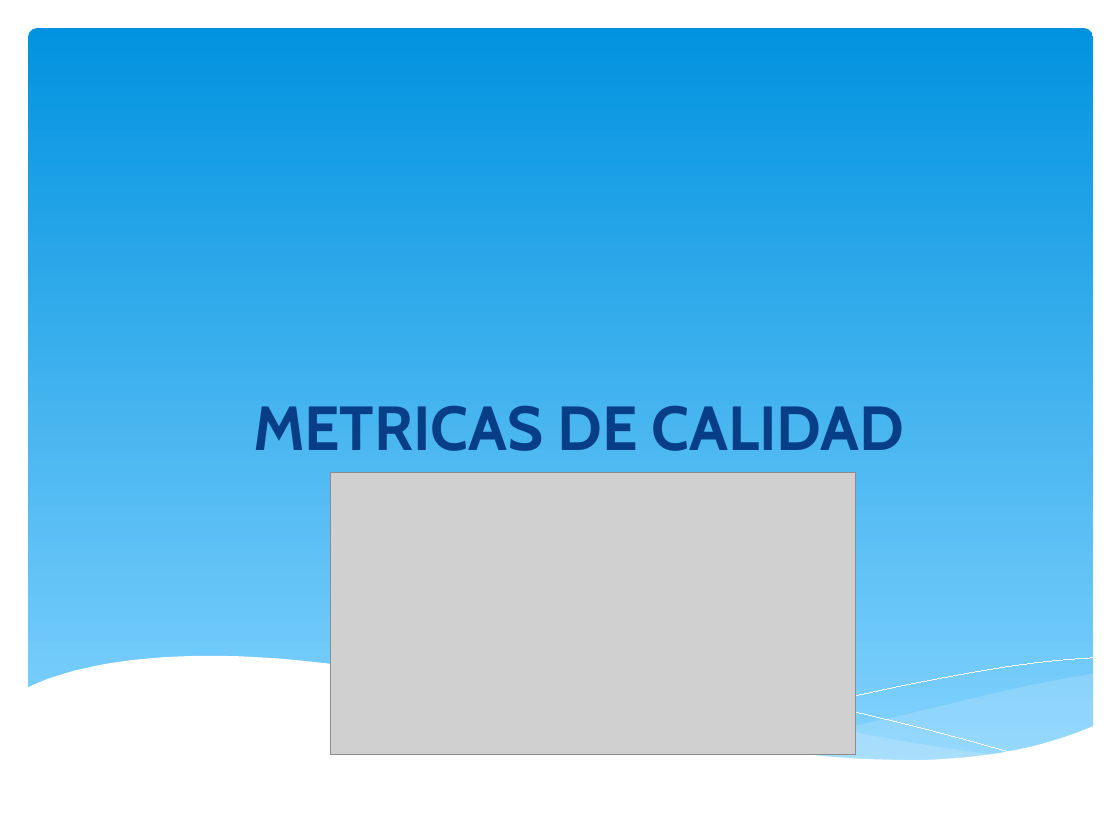
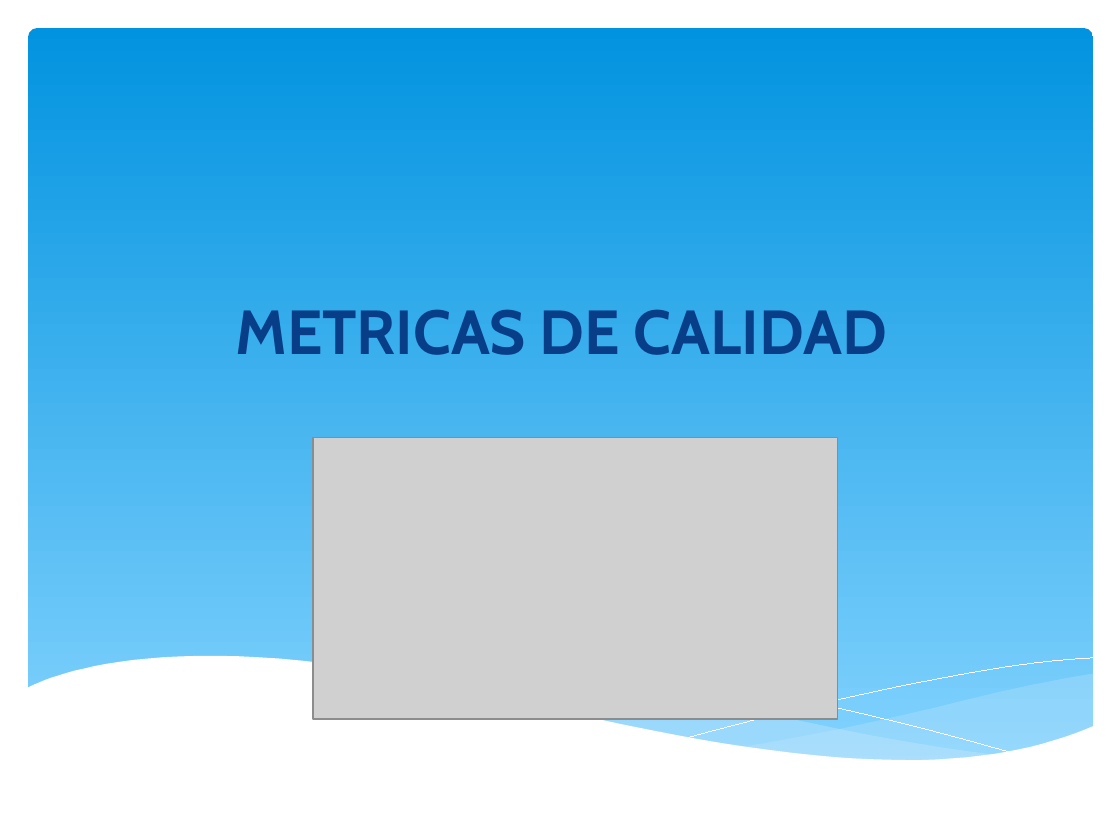
Before and after one commit to orlysemperfi/tp3-contratos-clientes, a slide deck: slide 6 of ITERACION 5/SUB ITERACION 4/PPT TP3 PRES04.pptx. Drawn at 1120x840 pixels with LibreOffice and Linux fonts; fonts in the diff are those of the drawing; grey boxes stand for pictures. Boxes give left, top, right and bottom in pixels: in the first picture for what was removed or moved away, otherwise in the second. Text is boxed around its words. In the diff, an @@ line names an element or a change of style, - is before the commit and + after.

```diff
--- a/ITERACION 5/SUB ITERACION 4/PPT TP3 PRES04.pptx
+++ b/ITERACION 5/SUB ITERACION 4/PPT TP3 PRES04.pptx
@@ title "METRICAS DE CALIDAD": place and size @@
-title "METRICAS DE CALIDAD" at (253,405,905,451)
+title "METRICAS DE CALIDAD" at (236,309,887,355)
@@ picture: place and size @@
-picture at (330,473,856,754)
+picture at (314,438,839,719)
```
Also in this commit, not shown: 11 other slides changed, 1 slide added, 1 slide removed.
